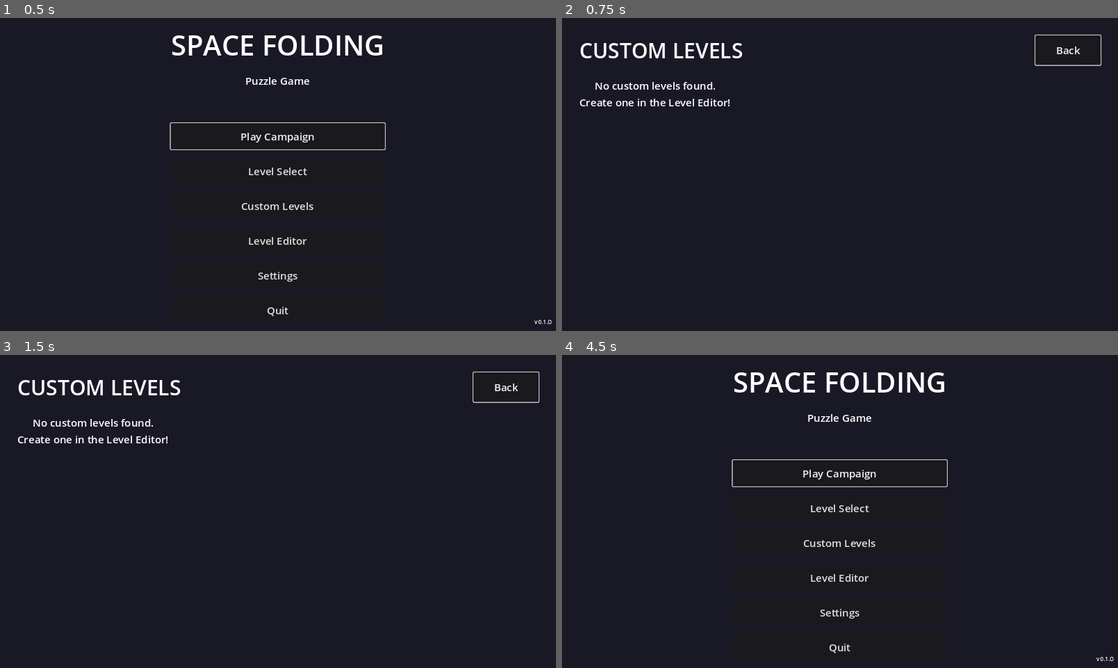
Above: before the commit, frames 1-4 (two rows, left to right).
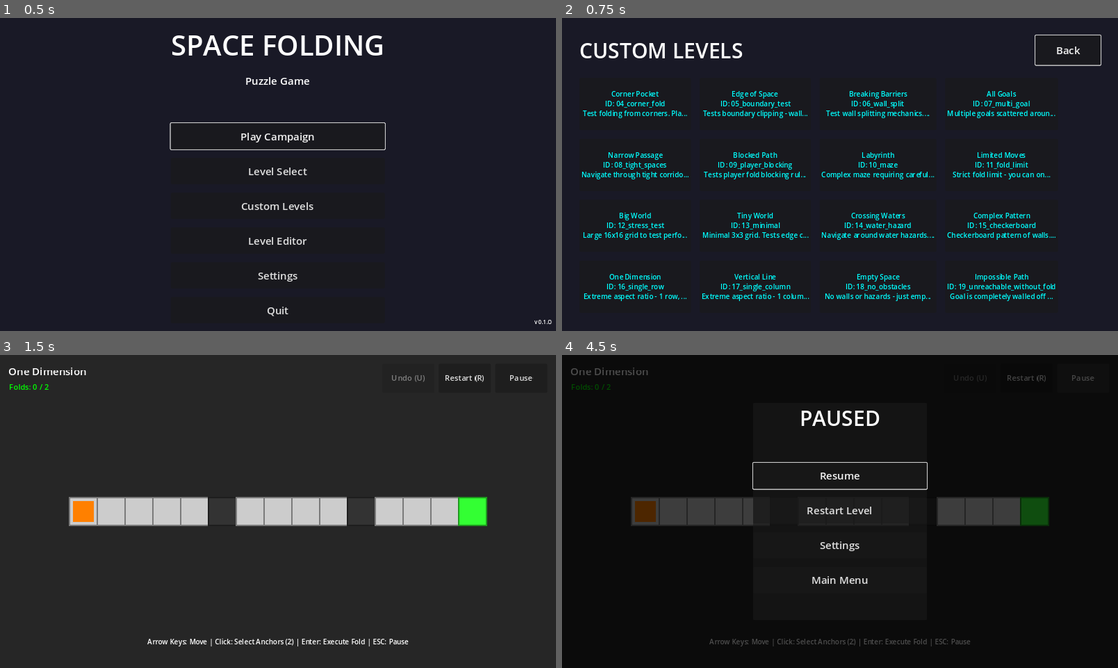
Above: after the commit, the same moments.

Repository: absent-mynd/puzzle
Game: Godot game, scene res://scenes/ui/MainMenu.tscn
Same seed, same stepped clock (60 frames per second), same inputs: the game is played once before the commit and once after it.
Inputs (mouse positions are in pixels of both pictures, inside the frame that each line leads up to):
- Up to frame 1 (0.5 s): no input
- Up to frame 2 (0.75 s): click "Custom Levels" at 0.5 s
- Up to frame 3 (1.5 s): click (72, 624) at 1.25 s, where only the run after the commit has a clickable "One Dimension ID: 16_single_r…"
- Up to frame 4 (4.5 s): click (1029, 376) at 2 s, where only the run after the commit has a clickable "Restart (R)"; click (1029, 376) at 2.75 s, where only the run after the commit has a clickable "Restart (R)"; click (1029, 376) at 3.5 s, where only the run after the commit has a clickable "Restart (R)"; click (1067, 386) at 4.25 s, where only the run before the commit has a clickable "Back"

Frame 1 is identical in both runs. In frame 2, 6.0% of the frame differs, in the area x 3-89%, y 20-91%; in frame 3, 9.0%; in frame 4, 72%, in the area x 0-100%, y 0-100%.

Commit message:
Move test campaign to custom levels directory
Reorganizes the level structure to separate the main campaign (3 levels) from test/custom levels (16 levels).

Changes:
- Moved levels 04-19 from campaign/ to new custom/ directory
- Updated GameManager to support get_custom_levels() method
- Updated CustomLevelSelect to load from custom levels directory
- Updated ProgressManager level sequence to only include 3 main campaign levels
- Fixed test_level_manager to expect 16 levels in custom directory
- Preload both campaign and custom levels at startup

The main campaign now consists of:
- 01_introduction
- 02_basic_folding
- 03_diagonal_challenge

Custom levels (16 test scenarios) are now accessible via the Custom Levels menu.

Diff:
--- a/scripts/core/GameManager.gd
+++ b/scripts/core/GameManager.gd
@@ -27,8 +27,9 @@
 	progress_manager = ProgressManager.new()
 	add_child(progress_manager)
 
-	# Preload campaign levels for faster access
+	# Preload campaign and custom levels for faster access
 	level_manager.preload_levels("res://levels/campaign/")
+	level_manager.preload_levels("res://levels/custom/")
 
 
 ## Starts a level by loading its data and transitioning to the game scene
@@ -98,6 +99,11 @@
 	return level_manager.get_level_list("res://levels/campaign/")
 
 
+## Gets custom level list
+func get_custom_levels() -> Array[String]:
+	return level_manager.get_level_list("res://levels/custom/")
+
+
 ## Checks if a level is unlocked
 func is_level_unlocked(level_id: String) -> bool:
 	return progress_manager.is_level_unlocked(level_id)
--- a/scripts/systems/ProgressManager.gd
+++ b/scripts/systems/ProgressManager.gd
@@ -126,18 +126,11 @@
 ## Gets the next level ID in sequence
 ## Assumes format like "01_introduction", "02_basic_folding", etc.
 func get_sequential_next_level(level_id: String) -> String:
-	# Hardcoded mapping for common campaign levels
-	# In production, this would query LevelManager for available levels
+	# Main campaign sequence (3 levels)
 	var level_sequence = {
 		"01_introduction": "02_basic_folding",
 		"02_basic_folding": "03_diagonal_challenge",
-		"03_diagonal_challenge": "04_advanced_puzzle",
-		"04_advanced_puzzle": "05_multi_fold",
-		"05_multi_fold": "06_complex_shapes",
-		"06_complex_shapes": "07_master_challenge",
-		"07_master_challenge": "08_expert_level",
-		"08_expert_level": "09_final_test",
-		"09_final_test": "10_ultimate_puzzle"
+		"03_diagonal_challenge": ""  # End of campaign
 	}
 
 	return level_sequence.get(level_id, "")
--- a/scripts/tests/test_level_manager.gd
+++ b/scripts/tests/test_level_manager.gd
@@ -126,11 +126,11 @@
 	assert_true(true, "Test completed - checked " + str(levels.size()) + " files")
 
 func test_get_level_list_empty_directory():
-	# Custom directory should be empty initially
+	# Custom directory now contains test campaign levels (16 levels)
 	var levels = level_manager.get_level_list("res://levels/custom/")
 
-	assert_not_null(levels, "get_level_list should return an array even for empty directory")
-	assert_eq(levels.size(), 0, "Empty directory should return empty array")
+	assert_not_null(levels, "get_level_list should return an array")
+	assert_eq(levels.size(), 16, "Custom directory should contain 16 test campaign levels")
 
 func test_load_level_by_id_finds_correct_level():
 	# This test requires actual campaign levels to exist
--- a/scripts/ui/CustomLevelSelect.gd
+++ b/scripts/ui/CustomLevelSelect.gd
@@ -19,21 +19,19 @@
 	for child in level_grid.get_children():
 		child.queue_free()
 
-	# Get all custom levels
-	var levels_dir = GameManager.CUSTOM_LEVELS_DIR
-	var level_files = FileUtils.get_custom_level_files(levels_dir)
+	# Get all custom levels from res://levels/custom/
+	var level_files = GameManager.get_custom_levels()
 
 	if level_files.is_empty():
 		# Show "no levels" message
 		var label = Label.new()
-		label.text = "No custom levels found.\nCreate one in the Level Editor!"
+		label.text = "No custom levels found."
 		label.horizontal_alignment = HORIZONTAL_ALIGNMENT_CENTER
 		label.add_theme_font_size_override("font_size", 24)
 		level_grid.add_child(label)
 		return
 
-	for level_filename in level_files:
-		var level_path = levels_dir + level_filename + ".json"
+	for level_path in level_files:
 		var level_data = GameManager.level_manager.load_level(level_path)
 		if level_data:
 			create_level_button(level_data, level_path)
Renamed: levels/campaign/04_corner_fold.json -> levels/custom/04_corner_fold.json
Renamed: levels/campaign/05_boundary_test.json -> levels/custom/05_boundary_test.json
Renamed: levels/campaign/06_wall_split.json -> levels/custom/06_wall_split.json
Renamed: levels/campaign/07_multi_goal.json -> levels/custom/07_multi_goal.json
Renamed: levels/campaign/08_tight_spaces.json -> levels/custom/08_tight_spaces.json
Renamed: levels/campaign/09_player_blocking.json -> levels/custom/09_player_blocking.json
Renamed: levels/campaign/10_maze.json -> levels/custom/10_maze.json
Renamed: levels/campaign/11_fold_limit.json -> levels/custom/11_fold_limit.json
Renamed: levels/campaign/12_stress_test.json -> levels/custom/12_stress_test.json
Renamed: levels/campaign/13_minimal.json -> levels/custom/13_minimal.json
Renamed: levels/campaign/14_water_hazard.json -> levels/custom/14_water_hazard.json
Renamed: levels/campaign/15_checkerboard.json -> levels/custom/15_checkerboard.json
(and 4 more such lines)
